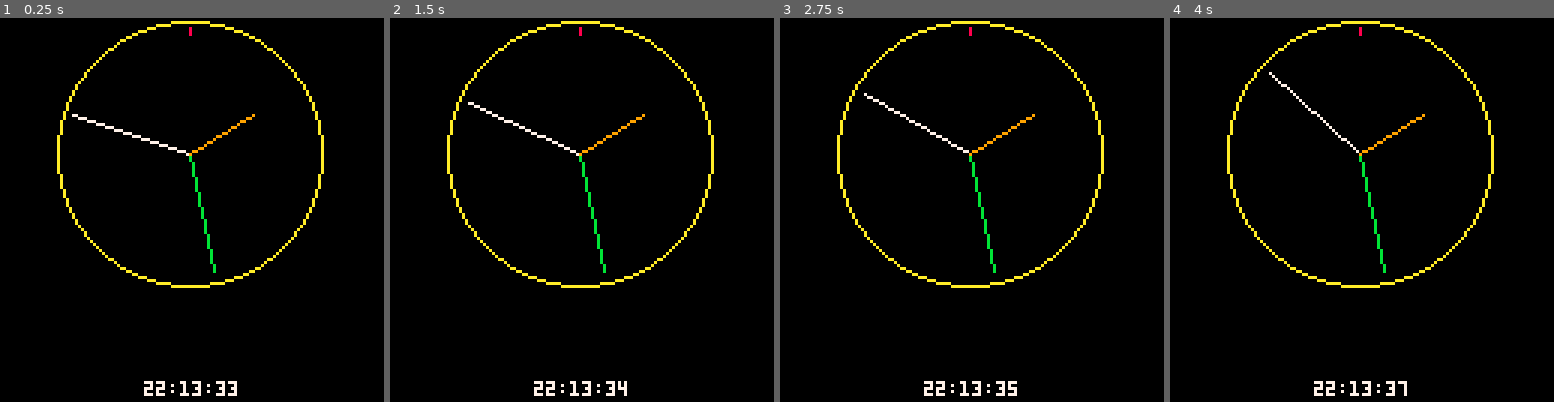
Above: before the commit, frames 1-4 (left to right).
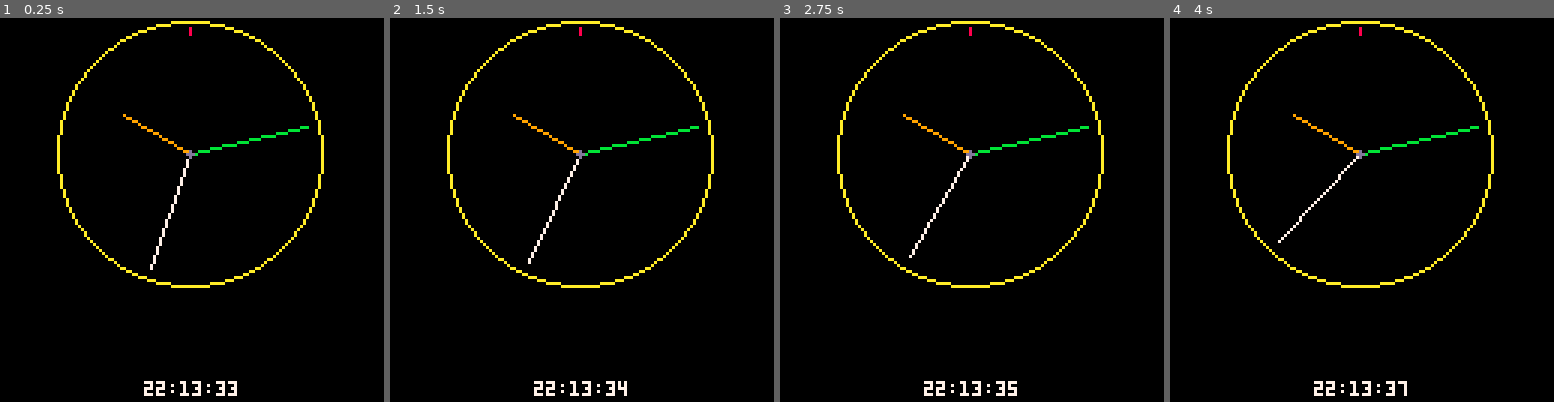
Above: after the commit, the same moments.

Repository: brettski/pico-8
Game: PICO-8 cartridge clock.p8
Same seed, same stepped clock (60 frames per second), same inputs: the game is played once before the commit and once after it.
Inputs:
- Up to frame 1 (0.25 s): no input
- Up to frame 2 (1.5 s): no input
- Up to frame 3 (2.75 s): no input
- Up to frame 4 (4 s): no input

The runs differ from the first frame. In frame 1, 1.2% of the frame differs, in the area x 18-81%, y 25-67%; in frame 2, 1.2%; in frame 3, 1.1%; in frame 4, 1.1%.

Commit message:
fixed orientation and hour hand

Diff:
--- a/clock.p8
+++ b/clock.p8
@@ -50,18 +50,19 @@
  line(clk_cntrx, clk_cntry-40,
   clk_cntrx, clk_cntry-42,8)
  line(clk_cntrx, clk_cntry,
-  sechand.x,sechand.y,sechand.col)
+  hrhand.x,hrhand.y,hrhand.col)
  line(clk_cntrx, clk_cntry,
   minhand.x,minhand.y,minhand.col)
  line(clk_cntrx, clk_cntry,
-  hrhand.x,hrhand.y,hrhand.col)
+  sechand.x,sechand.y,sechand.col)
+ circfill(clk_cntrx,clk_cntry,1,13)
 end
 
 function update_analog()
  --(360/60)*v = angle
  sechand.a=sechand.af(60,t.second)
  minhand.a=minhand.af(60,t.minute)
- hrhand.a=hrhand.af(24,t.hour)
+ hrhand.a=hrhand.af(12,flr(t.hour-12))
  set_hand(sechand)
  set_hand(minhand)
  set_hand(hrhand)
@@ -75,6 +76,7 @@
 end
 
 function get_hand_a(d,v)
+ v=v-15 --zero is at 3:00,adjust
  return ((360/d)*v)/360
 end
 
